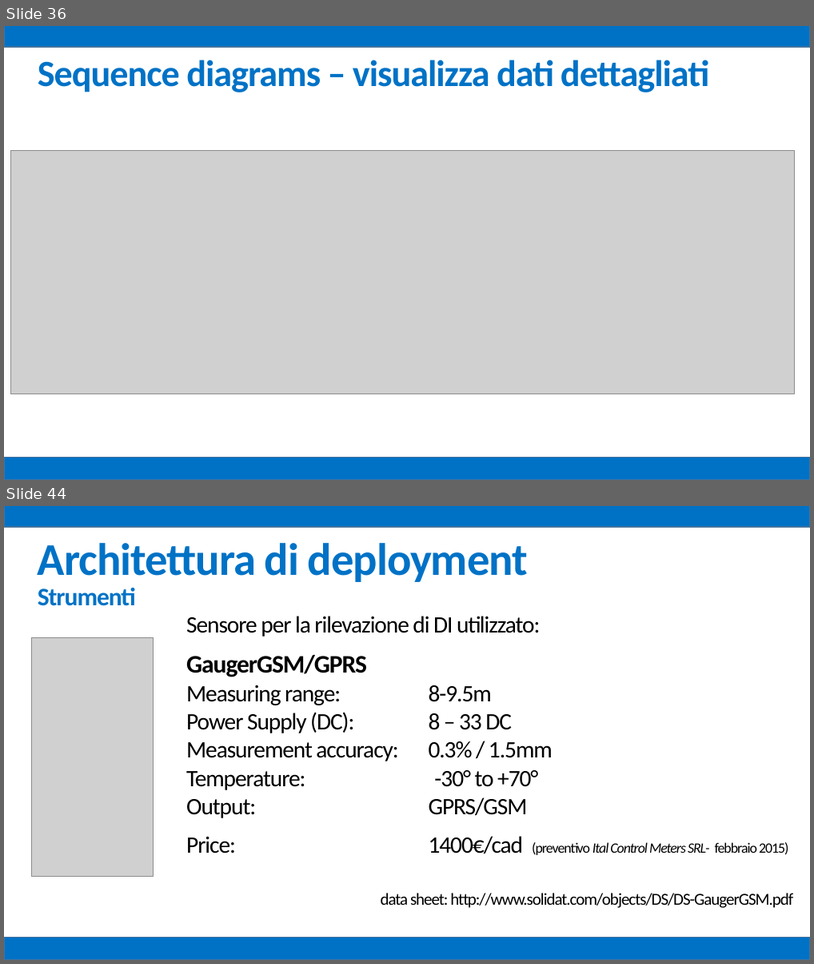
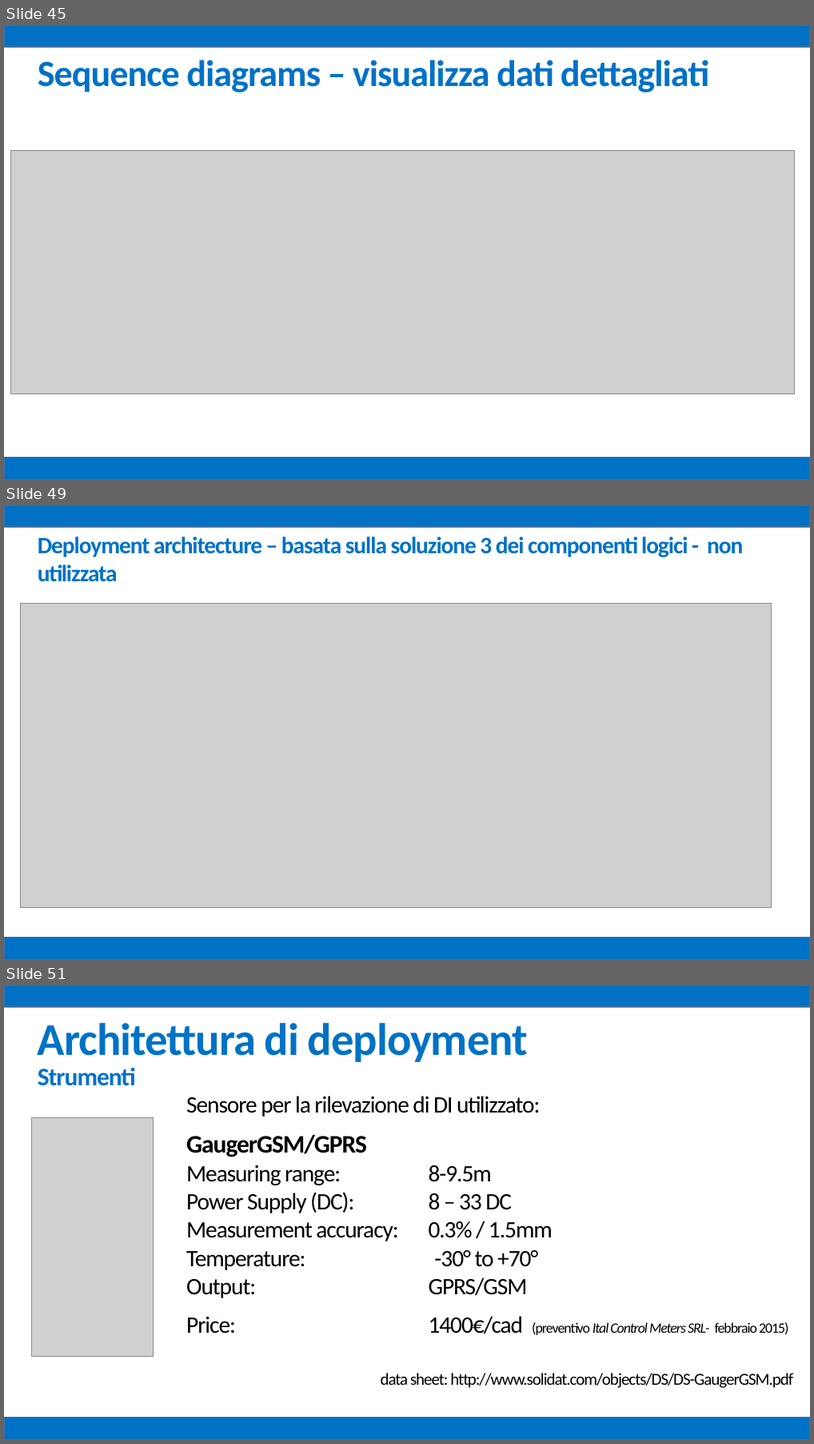
Before and after one commit to mz1991/ProgettoFebbraio2015, a slide deck: Febbraio 2015.pptx. Shown one above the other, each under a label of ours: slides 36 and 44 before the commit, slides 45, 49 and 51 after it; the slides between them are not shown. The pictures are 814x964 and 814x1444 pixels, drawn with LibreOffice and Linux fonts; fonts in the diff are those of the drawing; grey boxes stand for pictures. Boxes give left, top, right and bottom in pixels: in the first picture for what was removed or moved away, otherwise in the second. Text is boxed around its words. In the diff, an @@ line names an element or a change of style, - is before the commit and + after.

```diff
--- a/Febbraio 2015.pptx
+++ b/Febbraio 2015.pptx
@@ slide 49 added at bbox=[4, 506, 810, 960], background #FFFFFF @@
@@ rectangle added at bbox=[4, 506, 810, 527], fill #0072C6, outline #43739E 1 pt @@
@@ text added at bbox=[38, 536, 743, 582], 28 pt, text #0072C6, bold @@
+Deployment architecture – basata sulla soluzione 3 dei componenti logici - non utilizzata
@@ picture added at bbox=[21, 603, 772, 907] @@
@@ rectangle added at bbox=[4, 936, 810, 960], fill #0072C6, outline #43739E 1 pt @@
@@ what was slide 36 is now slide 45 @@
@@ what was slide 44 is now slide 51 @@
```
Also in this commit, not shown: 19 slides changed, 6 other slides added, 18 other files.
